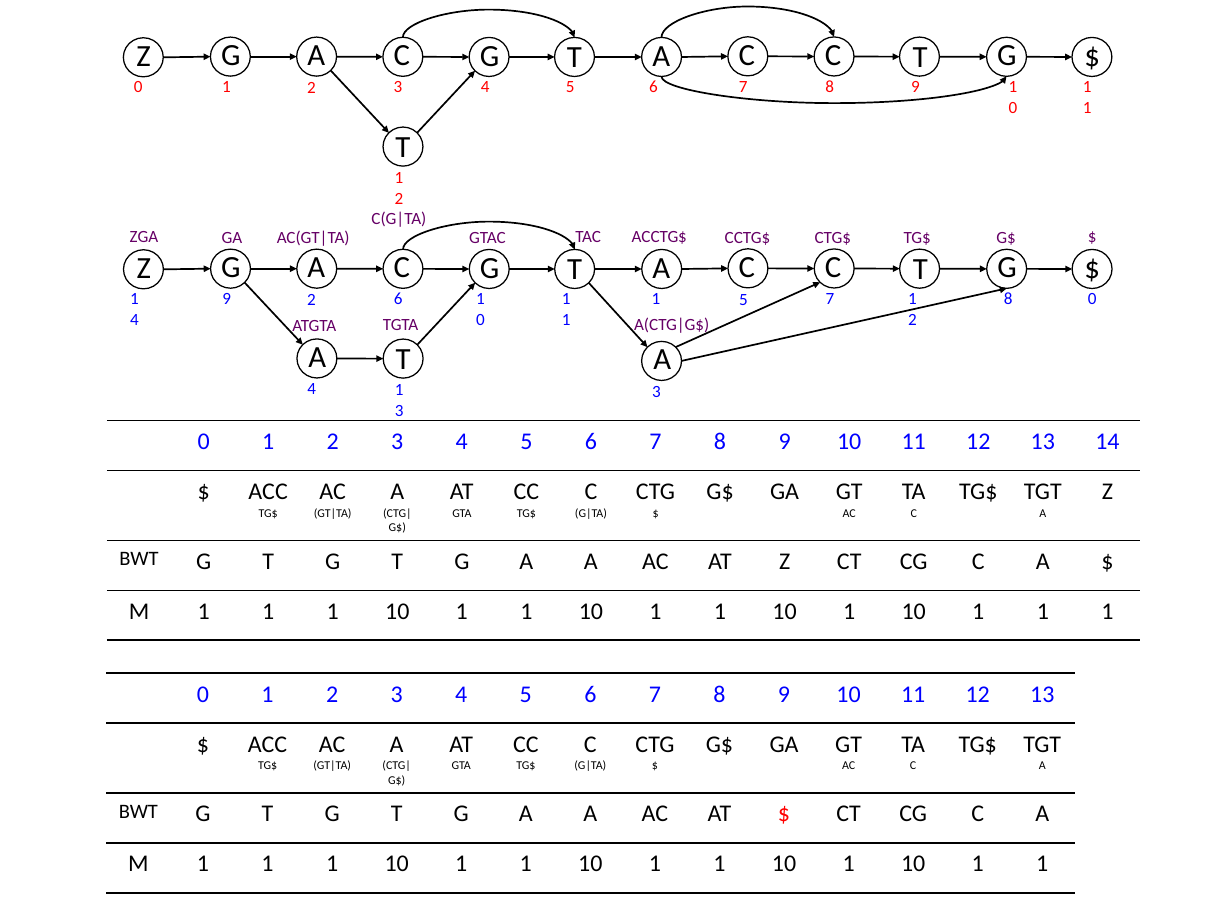
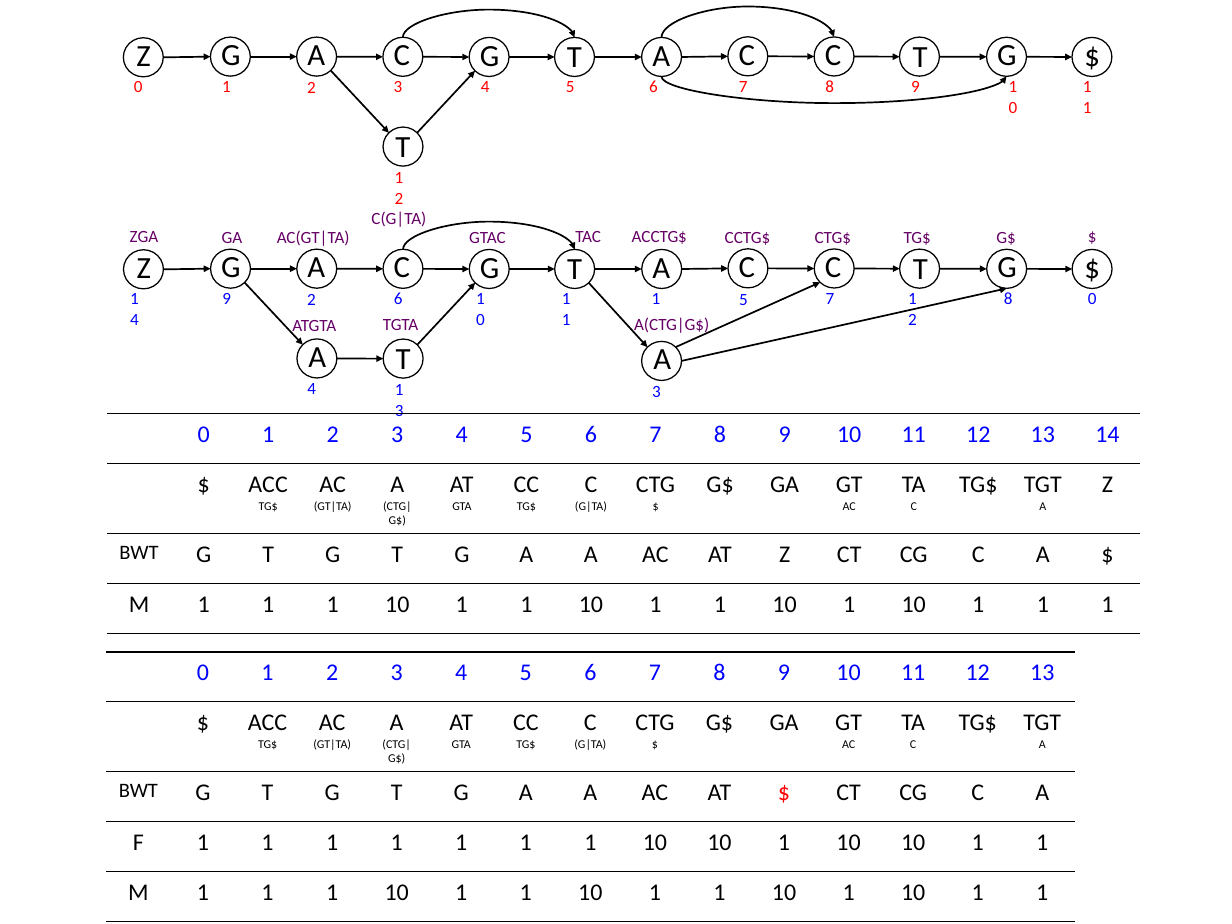
Before and after one commit to DaehwanKimLab/hisat2, a slide deck: slide 1 of hisat2_test/GCSA_paper_example.pptx. Drawn at 1232x924 pixels with LibreOffice and Linux fonts; fonts in the diff are those of the drawing. Boxes give left, top, right and bottom in pixels: in the first picture for what was removed or moved away, otherwise in the second. Text is boxed around its words. In the diff, an @@ line names an element or a change of style, - is before the commit and + after.

```diff
--- a/hisat2_test/GCSA_paper_example.pptx
+++ b/hisat2_test/GCSA_paper_example.pptx
@@ table: place and size @@
-table at [107,420,1132,639]
+table at [107,414,1132,804]
@@ table at [106,652,1067,922] @@
+row 4: F | 1 | 1 | 1 | 1 | 1 | 1 | 1 | 10 | 10 | 1 | 10 | 10 | 1 | 1
@@ table: place and size @@
-table at [106,673,1067,892]
+table at [106,652,1067,922]
```
Also in this commit, not shown: 1 other file.
